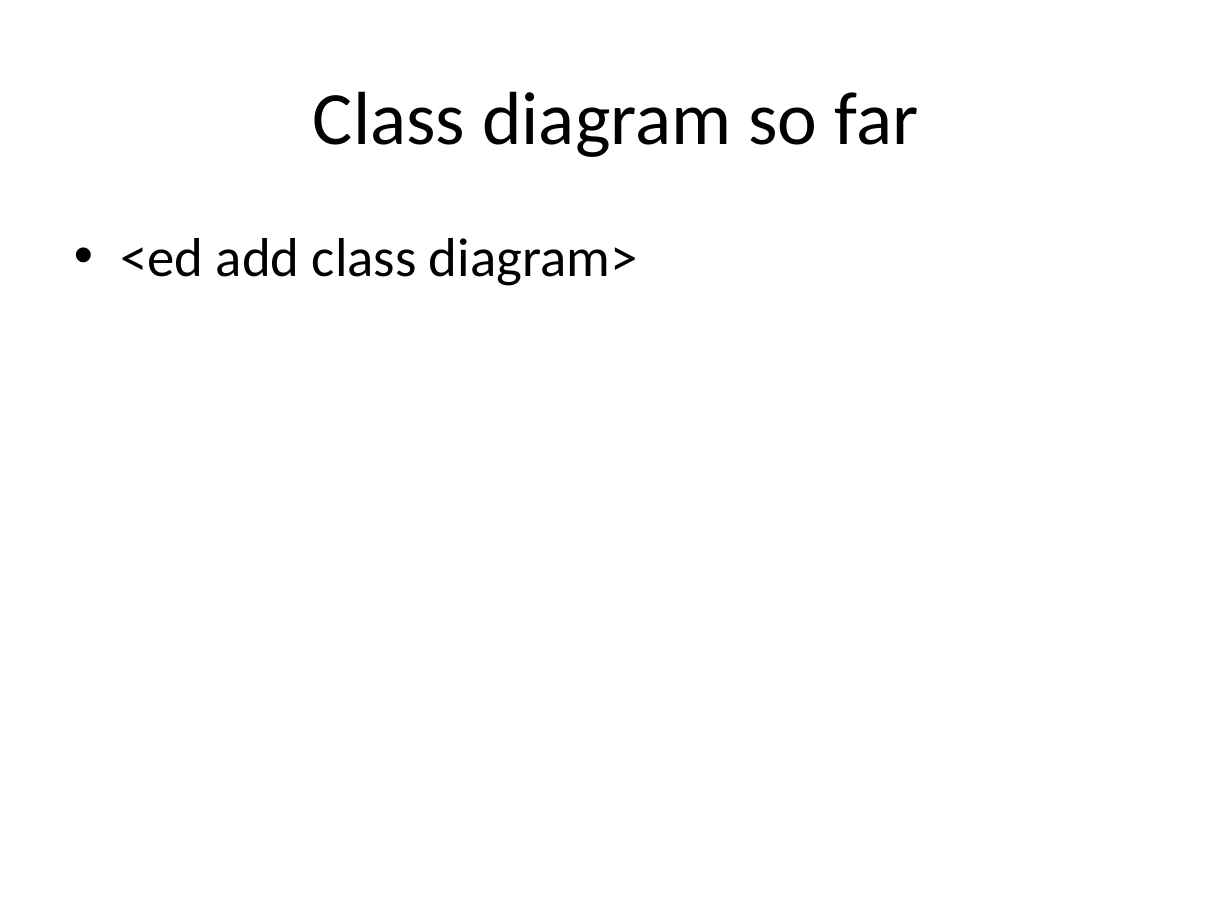
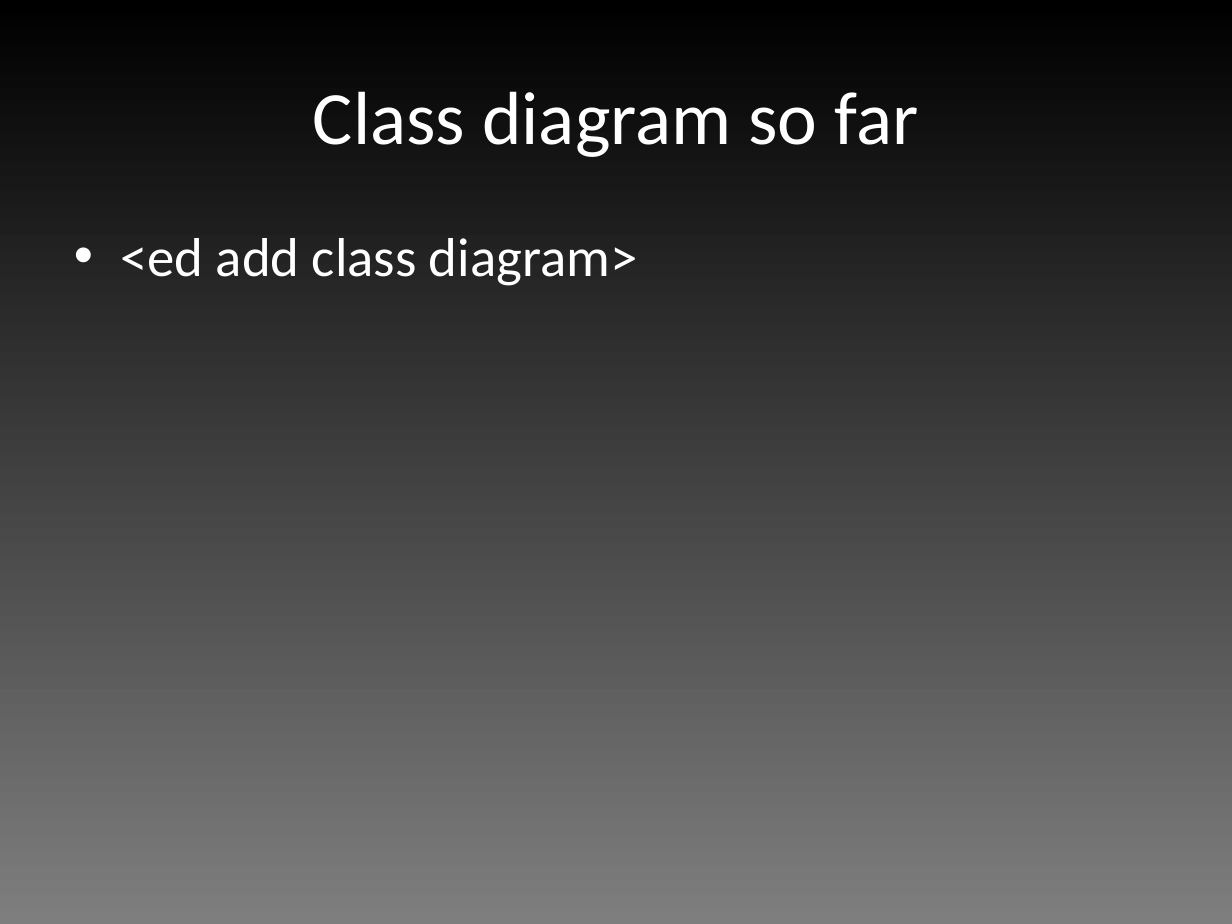
Before and after one commit to edderick/RunwayRedeclaration, a slide deck: slide 5 of doc/D2/Slides.pptx. Drawn at 1232x924 pixels with LibreOffice and Linux fonts; fonts in the diff are those of the drawing. Boxes give left, top, right and bottom in pixels: in the first picture for what was removed or moved away, otherwise in the second. Text is boxed around its words. In the diff, an @@ line names an element or a change of style, - is before the commit and + after.

```diff
--- a/doc/D2/Slides.pptx
+++ b/doc/D2/Slides.pptx
@@ background #FFFFFF to gradient #7F7F7F to #000000 @@
@@ title "Class diagram so far" at [313,91,919,157]: text colour #000000 to #FFFFFF @@
@@ text "<ed add class diagram>" at [120,238,638,286]: text colour #000000 to #FFFFFF @@
```
Also in this commit, not shown: 8 other slides changed, 1 slide added.
